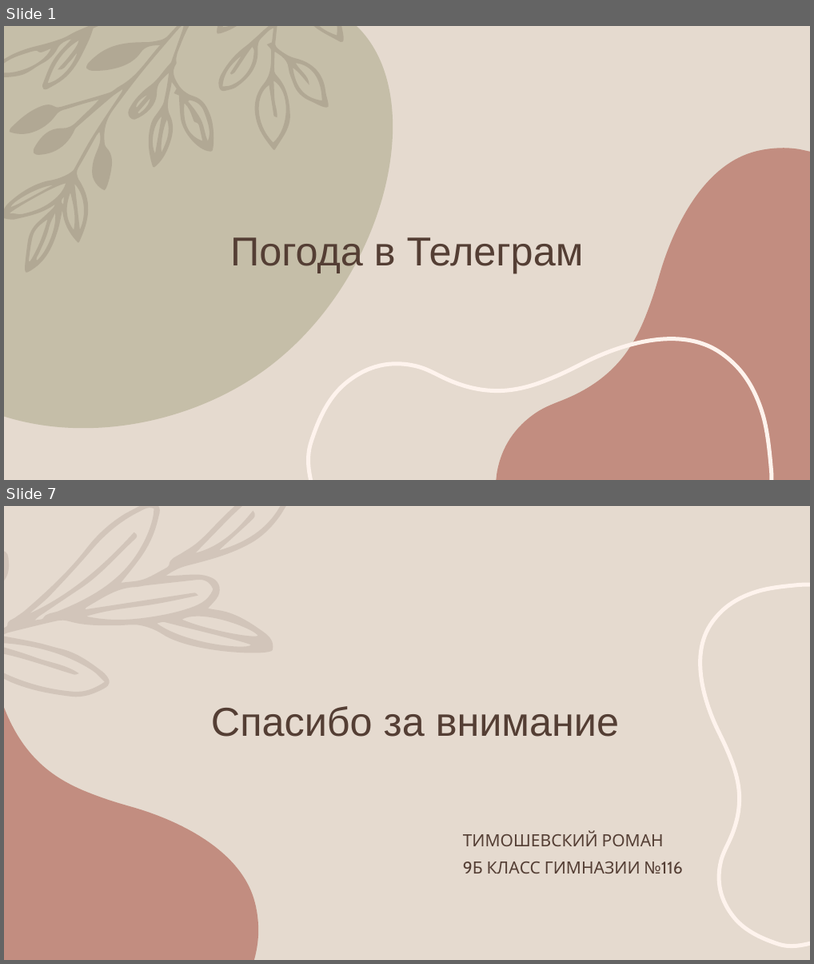
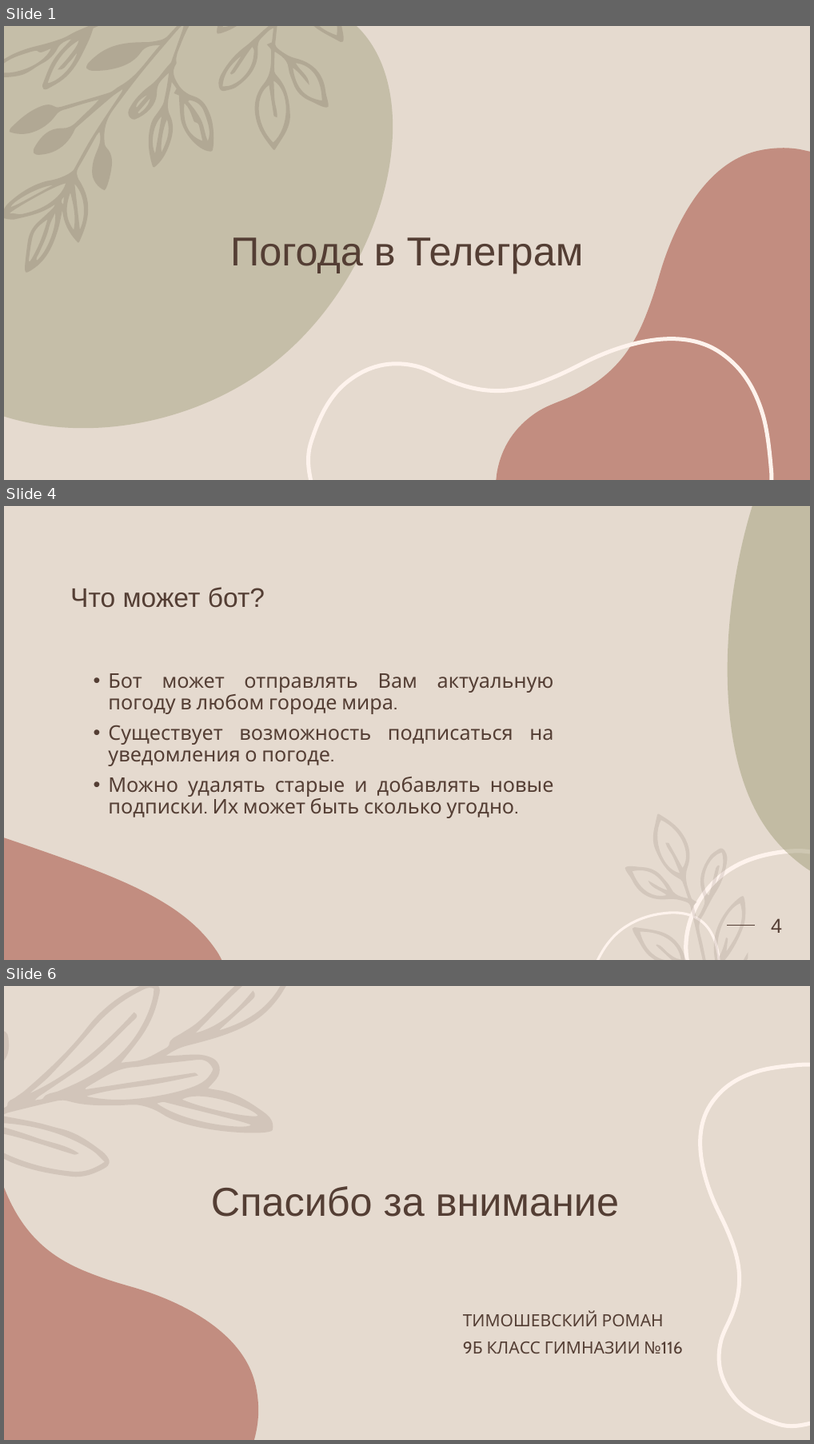
Before and after one commit to Romob1o/WeatherBot, a slide deck: documents/WeatherBot.pptx. Shown one above the other, each under a label of ours: slides 1 and 7 before the commit, slides 1, 4 and 6 after it; the slides between them are not shown. The pictures are 814x964 and 814x1444 pixels, drawn with LibreOffice and Linux fonts; fonts in the diff are those of the drawing. Boxes give left, top, right and bottom in pixels: in the first picture for what was removed or moved away, otherwise in the second. Text is boxed around its words. In the diff, an @@ line names an element or a change of style, - is before the commit and + after.

```diff
--- a/documents/WeatherBot.pptx
+++ b/documents/WeatherBot.pptx
@@ slide 4 added at bbox=[4, 506, 810, 960], background #E5DACF @@
@@ freeform shape added at bbox=[728, 506, 810, 871], fill #A09D79 at 50% opacity @@
@@ title added at bbox=[70, 587, 265, 608], 32 pt, text #543E34 @@
+Что может бот?
@@ text added at bbox=[108, 673, 554, 818], 24 pt, text #543E34 @@
+• Бот может отправлять Вам актуальную погоду в любом городе мира.
+• Существует возможность подписаться на уведомления о погоде.
+• Можно удалять старые и добавлять новые подписки. Их может быть сколько угодно.
@@ freeform shape added at bbox=[626, 814, 748, 960], fill #543E34 at 12% opacity @@
@@ freeform shape added at bbox=[4, 837, 223, 960], fill #AC5B4C at 60% opacity @@
@@ freeform shape added at bbox=[686, 851, 810, 960], outline #FEF3ED 5 pt @@
@@ freeform shape added at bbox=[598, 912, 720, 960], outline #FEF3ED 3 pt @@
@@ line added from (727, 924) to (755, 924), #543E34 1.25 pt @@
@@ page number added at bbox=[771, 918, 782, 932], 24 pt, text #543E34 @@
+4
@@ what was slide 7 is now slide 6 @@
```
Also in this commit, not shown: 2 slides changed, 1 other slide added, 3 slides removed.
